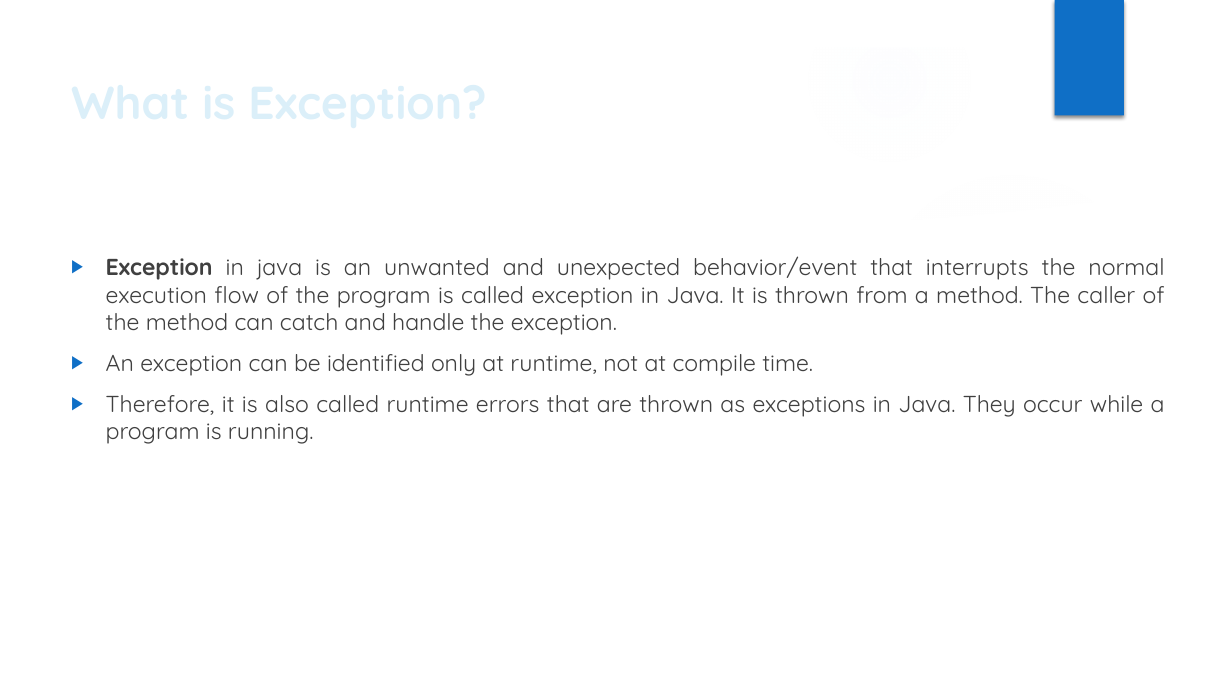
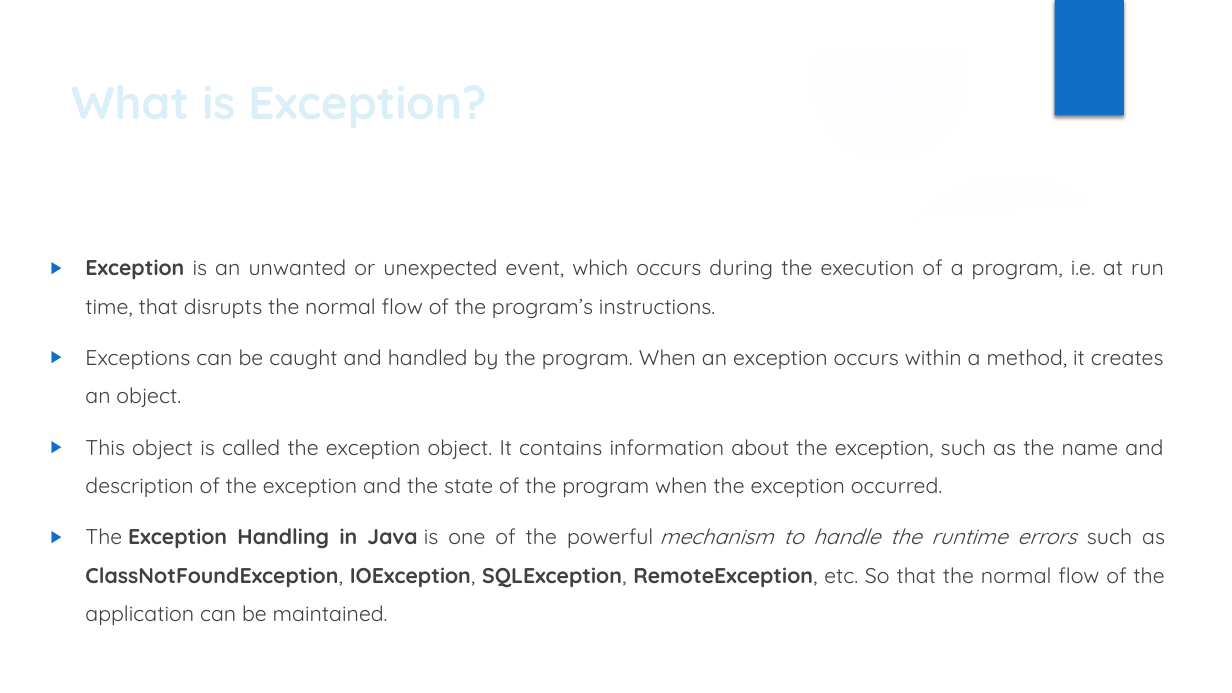
Before and after one commit to Sandesh151994/Core_Java_Notes, a slide deck: slide 2 of Exception_Handling.pptx. Drawn at 1232x693 pixels with LibreOffice and Linux fonts; fonts in the diff are those of the drawing; background and template pictures are left out. Boxes give left, top, right and bottom in pixels: in the first picture for what was removed or moved away, otherwise in the second. Text is boxed around its words. In the diff, an @@ line names an element or a change of style, - is before the commit and + after.

Commit message:
Exception Handling commit

```diff
--- a/Exception_Handling.pptx
+++ b/Exception_Handling.pptx
@@ text at <box>85,259,1165,625</box>: text changed; size 18 to 16.6 pt @@
-▶ Exception in java is an unwanted and unexpected behavior/event that interrupts the normal execution flow of the program is called exception in Java. It is thrown from a method. The caller of the method can catch and handle the exception.
-▶ An exception can be identified only at runtime, not at compile time.
-▶ Therefore, it is also called runtime errors that are thrown as exceptions in Java. They occur while a program is running.
+▶ Exception is an unwanted or unexpected event, which occurs during the execution of a program, i.e. at run time, that disrupts the normal flow of the program’s instructions.
+▶ Exceptions can be caught and handled by the program. When an exception occurs within a method, it creates an object.
+▶ This object is called the exception object. It contains information about the exception, such as the name and description of the exception and the state of the program when the exception occurred.
+▶ The Exception Handling in Java is one of the powerful mechanism to handle the runtime errors such as ClassNotFoundException, IOException, SQLException, RemoteException, etc. So that the normal flow of the application can be maintained.
```
Also in this commit, not shown: 14 slides added.
